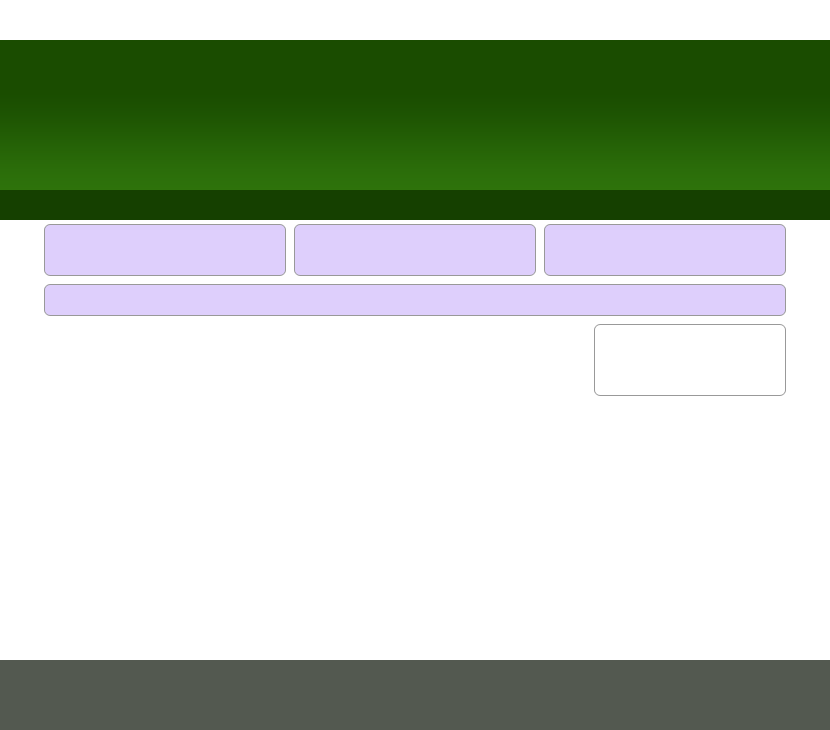
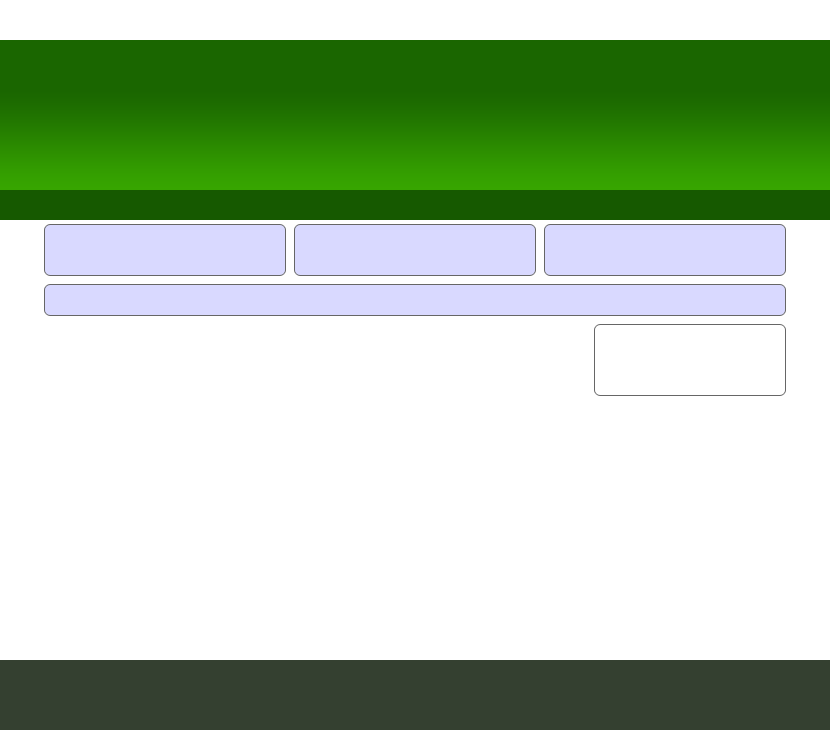
Two versions of the same layered image (830x730). Layer-by-layer changes:
moved "header" above "navbar", painted on it over [0, 40, 830, 190]
moved "navbar" above "header / footer widgets", painted on it over [0, 190, 830, 220]
painted on "header / footer widgets" over [45, 225, 785, 315]
painted on "footer" over [0, 660, 830, 730]
moved "sidebar" above "Background" over [595, 325, 785, 395]
